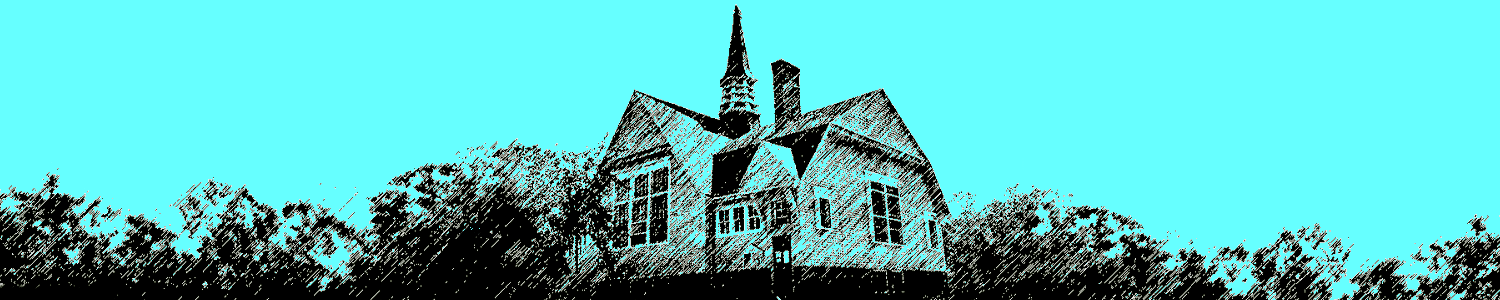
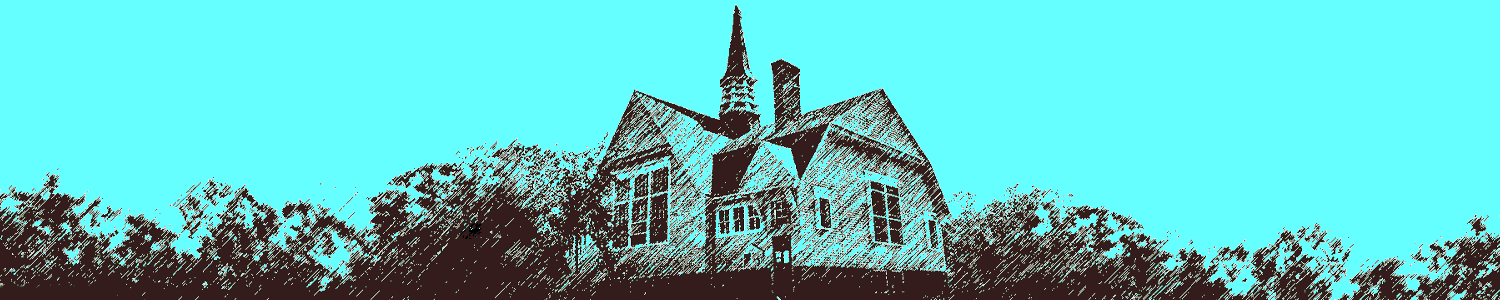
Comparing the layer stacks of the two 1500×300 images. Changes:
painted on "Color Fill 2" over box(0, 6, 1500, 300)
